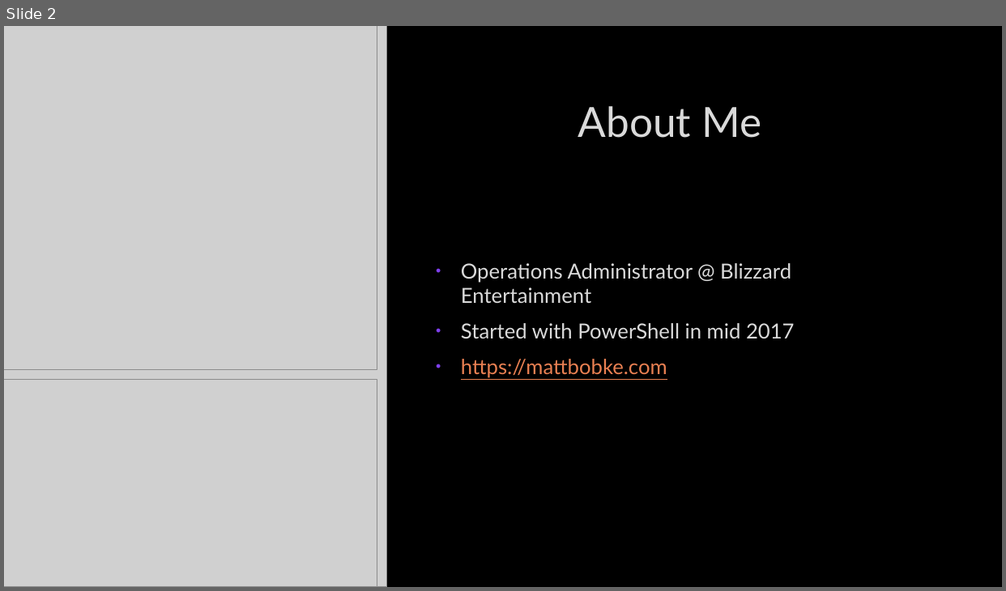
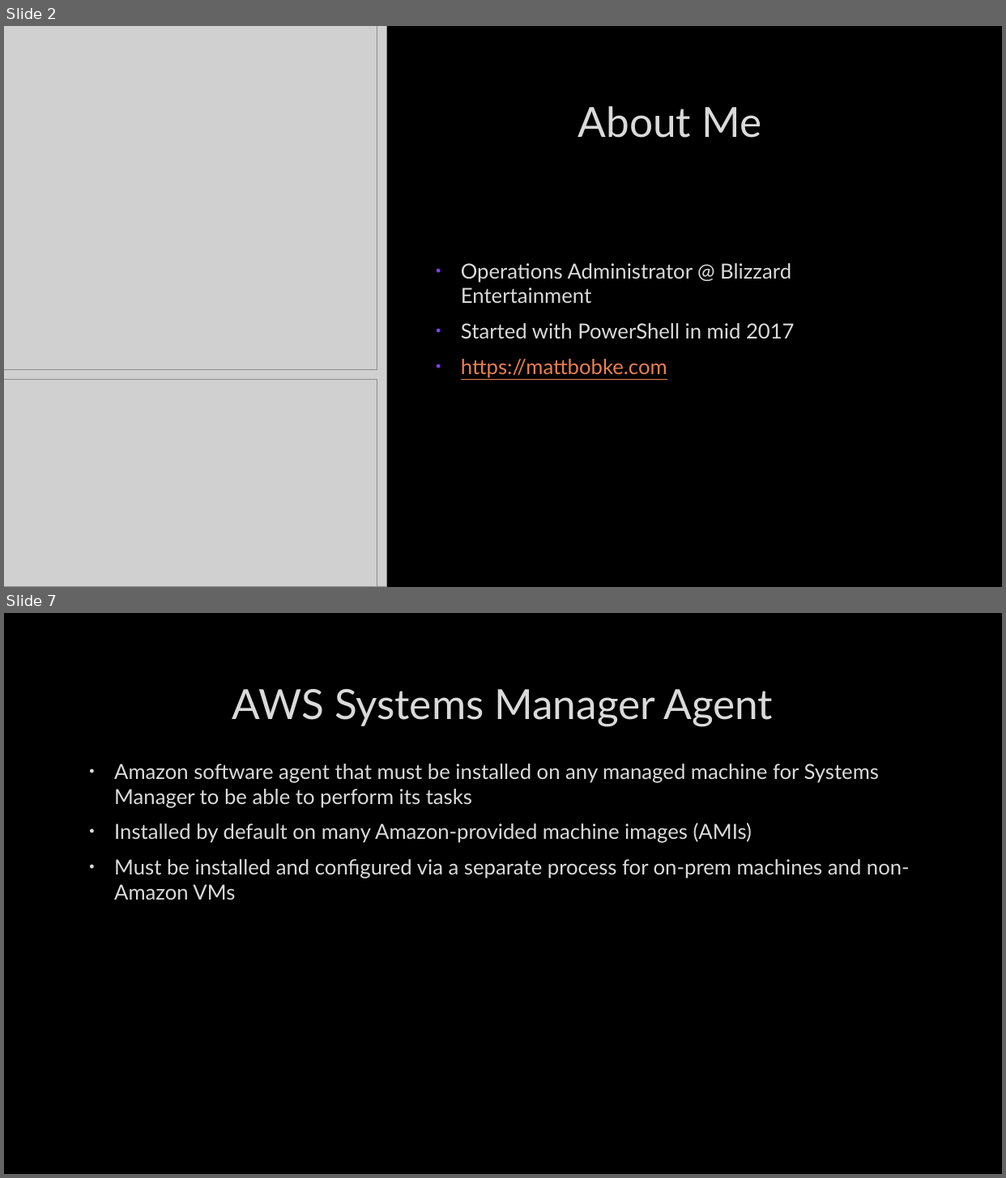
Before and after one commit to mcbobke/AWSPowerShellDemo, a slide deck: AWSPowerShellDemo.pptx. Shown one above the other, each under a label of ours: slide 2 before the commit, slides 2 and 7 after it; the slides between them are not shown. The pictures are 1006x591 and 1006x1178 pixels, drawn with LibreOffice and Linux fonts; fonts in the diff are those of the drawing; grey boxes stand for pictures; background and template pictures are left out. Boxes give left, top, right and bottom in pixels: in the first picture for what was removed or moved away, otherwise in the second. Text is boxed around its words. In the diff, an @@ line names an element or a change of style, - is before the commit and + after.

```diff
--- a/AWSPowerShellDemo.pptx
+++ b/AWSPowerShellDemo.pptx
@@ slide 7 added at [4, 613, 1002, 1174], background picture (left out) @@
@@ title added at [232, 689, 773, 726], 40 pt, text #DADADA @@
+AWS Systems Manager Agent
@@ text added at [114, 764, 910, 900], 20 pt, text #DADADA @@
+• Amazon software agent that must be installed on any managed machine for Systems Manager to be able to perform its tasks
+• Installed by default on many Amazon-provided machine images (AMIs)
+• Must be installed and configured via a separate process for on-prem machines and non-Amazon VMs
```
Also in this commit, not shown: 3 slides changed, 5 other slides added.
